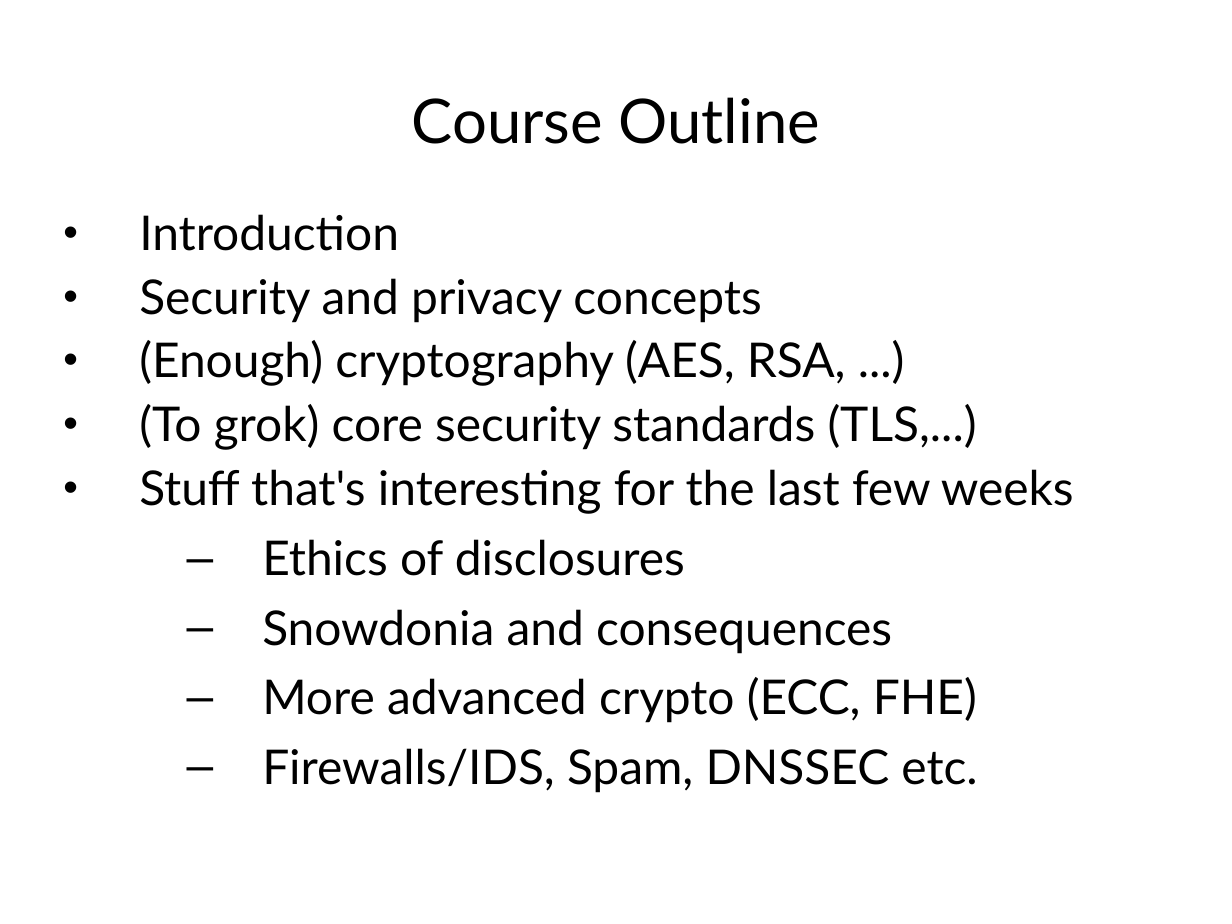
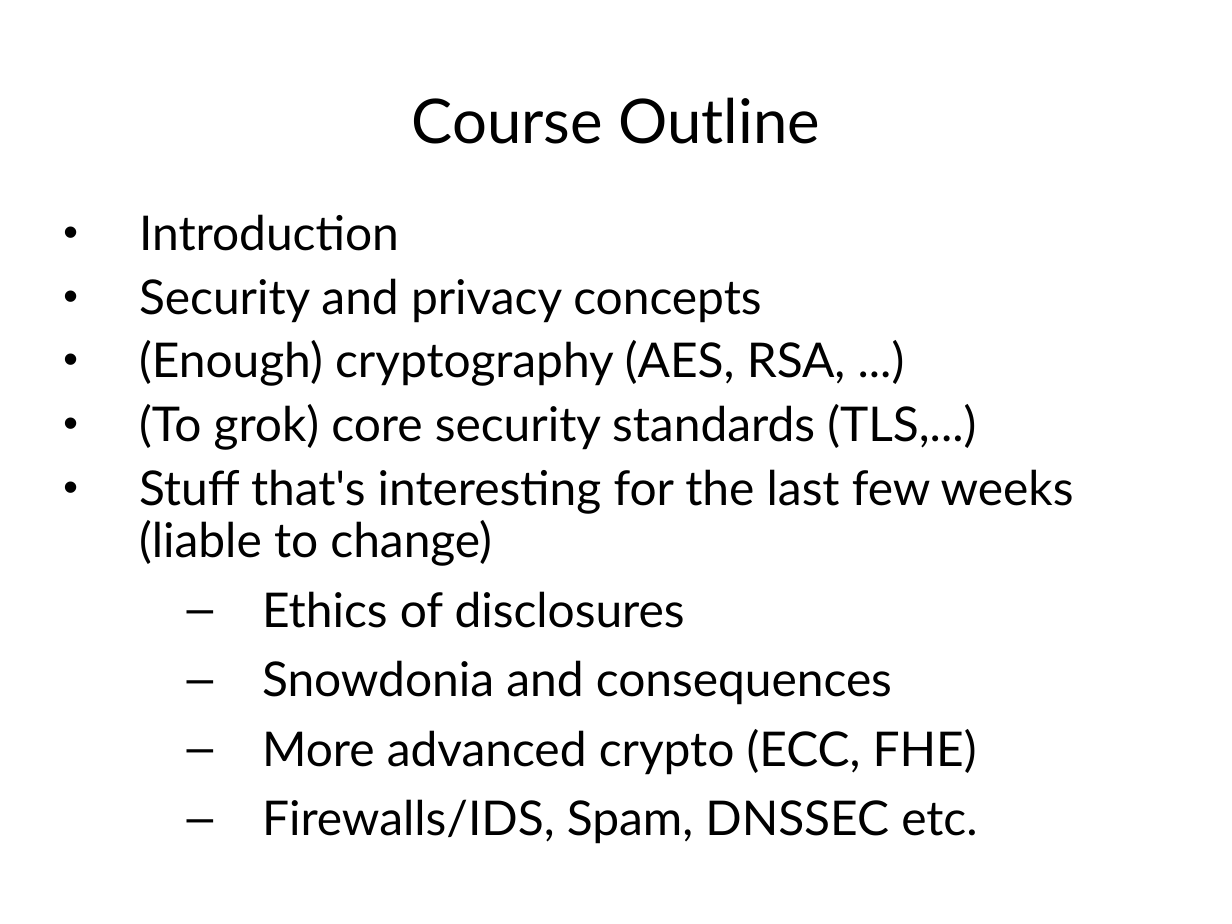
Before and after one commit to sftcd/cs7053, a slide deck: slide 5 of 2016lectures/01-intro.ppt. Drawn at 1232x924 pixels with LibreOffice and Linux fonts; fonts in the diff are those of the drawing. Boxes give left, top, right and bottom in pixels: in the first picture for what was removed or moved away, otherwise in the second. Text is boxed around its words. In the diff, an @@ line names an element or a change of style, - is before the commit and + after.

```diff
--- a/2016lectures/01-intro.ppt
+++ b/2016lectures/01-intro.ppt
@@ text at <box>139,214,977,844</box>: indent changed @@
@@ text at <box>139,469,1074,566</box>: text changed @@
-• Stuff that's interesting for the last few weeks
+• Stuff that's interesting for the last few weeks (liable to change)
```
Also in this commit, not shown: 7 other slides changed, 6 other files.
